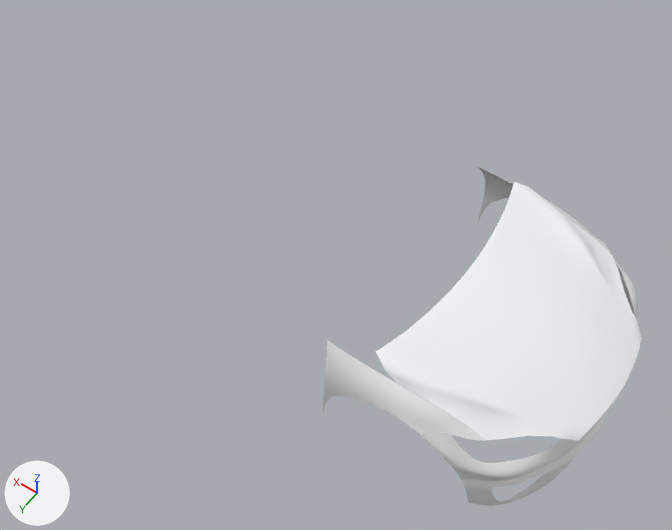
Two versions of the Blender file teslamodelx.blend, one commit apart.
The view is the same before and after, from a 50 mm lens placed at (-5.72, 6.59, 9.42), pointed at (-1.21, 0.28, -0.5). Every picture has the same lights, and +X, +Y and +Z are marked at lower left.

The first picture shows 'fender', 'front bumper', 'hood'.
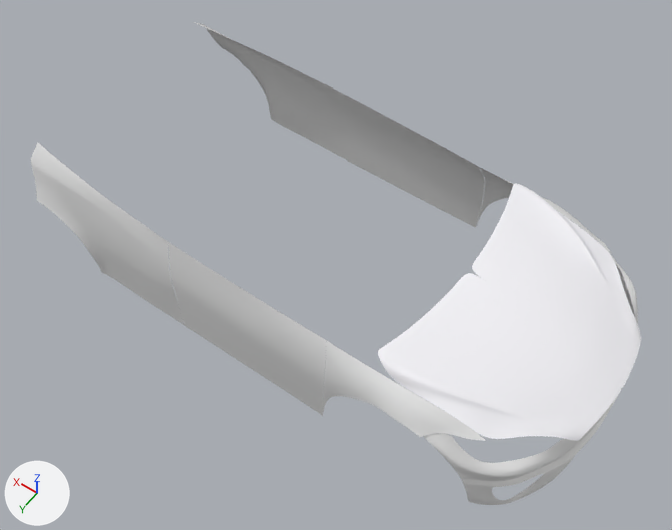
Location of each change, [x1, y1, x2, y2] in pixels of the pictures (672 x 530 px):
'front door', added
    after: [168, 88, 485, 416]
'front door.001', added
    after: [31, 22, 347, 325]

What changed in the scene script:
```text
Add me_plane_002:
    me_plane_002.from_pydata(...)  # 198 vertices, 164 faces; spans x -2.33..0.29, y 1.58..1.99, z -1.22..0.49
    me_plane_002.polygons.foreach_set('use_smooth', [True] * 164)
Add me_plane_004:
    me_plane_004.from_pydata(...)  # 223 vertices, 192 faces, 2 loose edges; spans x -2.21..0.31, y 1.74..1.94, z -1.17..0.39
    me_plane_004.polygons.foreach_set('use_smooth', [True] * 192)
Add ob_front_door_001:
    ob_front_door_001 = bpy.data.objects.new('front door.001', me_plane_002)
    ob_front_door_001.location = (2.49, -0.01, 0.08)
    _m = ob_front_door_001.modifiers.new('Mirror', 'MIRROR')
    _m.use_axis = (False, True, False)
Add ob_front_door:
    ob_front_door = bpy.data.objects.new('front door', me_plane_004)
    ob_front_door.location = (0.0, 0.0, 0.0)
    _m = ob_front_door.modifiers.new('Mirror', 'MIRROR')
    _m.use_axis = (False, True, False)
```
